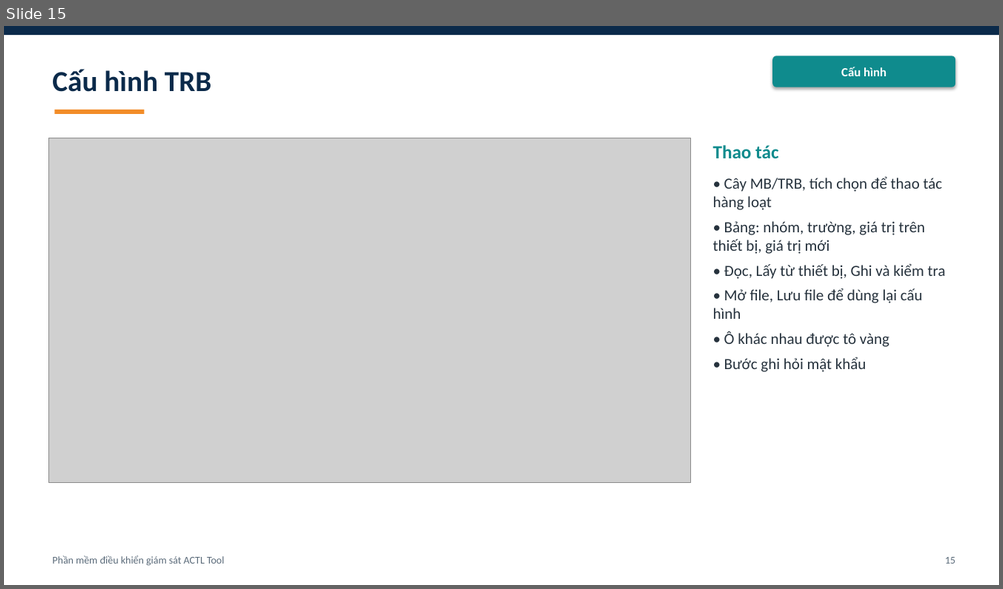
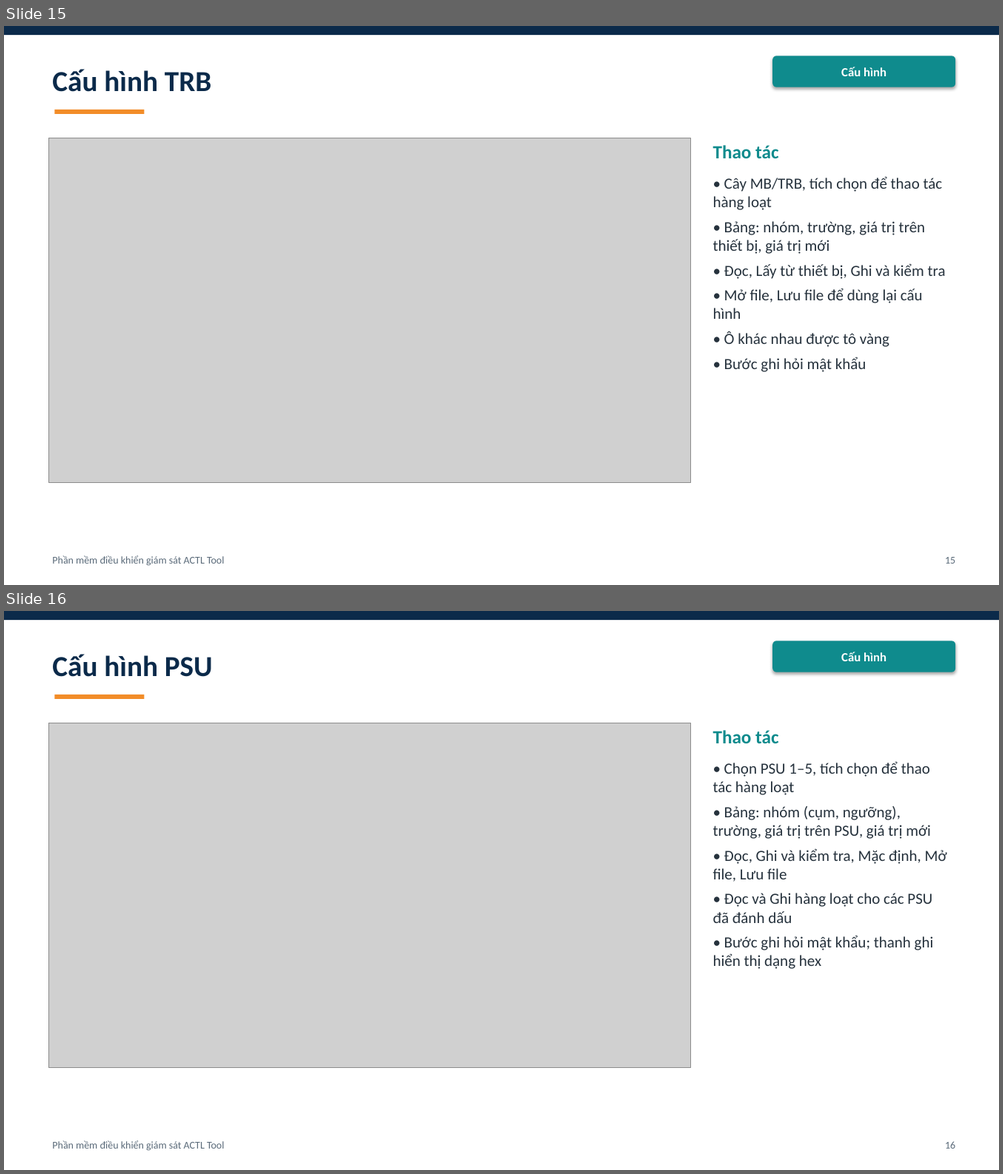
Before and after one commit to yuhneyugnnnn221103/ACTL-Tool, a slide deck: docs/ACTL_Tool_tong_quan_v1.pptx. Shown one above the other, each under a label of ours: slide 15 before the commit, slides 15 and 16 after it. The pictures are 1003x589 and 1003x1174 pixels, drawn with LibreOffice and Linux fonts; fonts in the diff are those of the drawing; grey boxes stand for pictures. Boxes give left, top, right and bottom in pixels: in the first picture for what was removed or moved away, otherwise in the second. Text is boxed around its words. In the diff, an @@ line names an element or a change of style, - is before the commit and + after.

```diff
--- a/docs/ACTL_Tool_tong_quan_v1.pptx
+++ b/docs/ACTL_Tool_tong_quan_v1.pptx
@@ slide 16 added at (4, 611, 999, 1170), background #FFFFFF @@
@@ rectangle added at (4, 611, 999, 620), fill #0B2A4A @@
@@ text added at (52, 654, 213, 677), 28 pt, text #0B2A4A, bold @@
+Cấu hình PSU
@@ rounded rectangle added at (772, 641, 956, 672), fill #0F8B8D, 12 pt, text #FFFFFF, bold @@
+Cấu hình
@@ rectangle added at (55, 695, 145, 699), fill #F28C28 @@
@@ picture added at (48, 723, 691, 1068) @@
@@ text added at (713, 730, 778, 743), 18 pt, text #0F8B8D, bold @@
+Thao tác
@@ text added at (713, 761, 947, 969), 15 pt, text #26323D @@
+• Chọn PSU 1–5, tích chọn để thao tác hàng loạt
+• Bảng: nhóm (cụm, ngưỡng), trường, giá trị trên PSU, giá trị mới
+• Đọc, Ghi và kiểm tra, Mặc định, Mở file, Lưu file
+• Đọc và Ghi hàng loạt cho các PSU đã đánh dấu
+• Bước ghi hỏi mật khẩu; thanh ghi hiển thị dạng hex
@@ text added at (52, 1141, 224, 1151), 10 pt, text #5B6B7A @@
+Phần mềm điều khiển giám sát ACTL Tool
@@ text added at (945, 1142, 955, 1149), 10 pt, text #5B6B7A @@
+16
```
Also in this commit, not shown: 13 slides changed.
